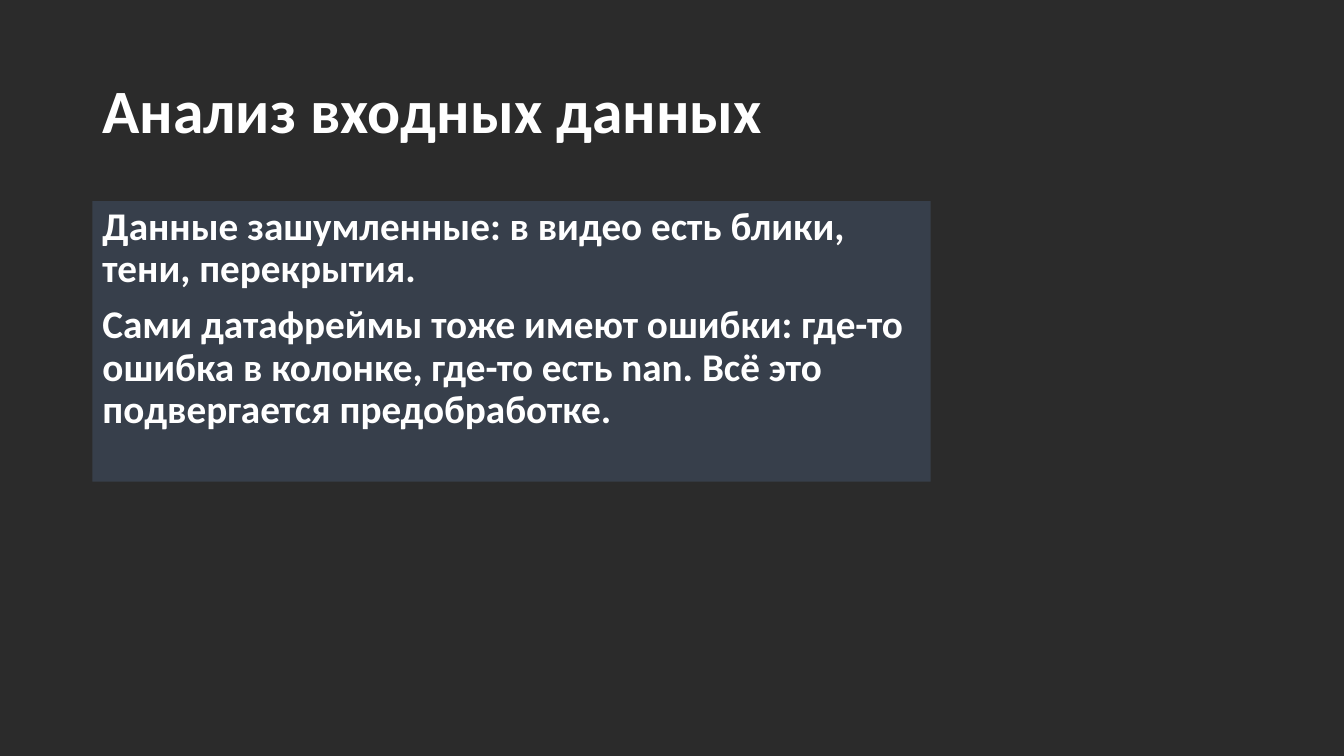
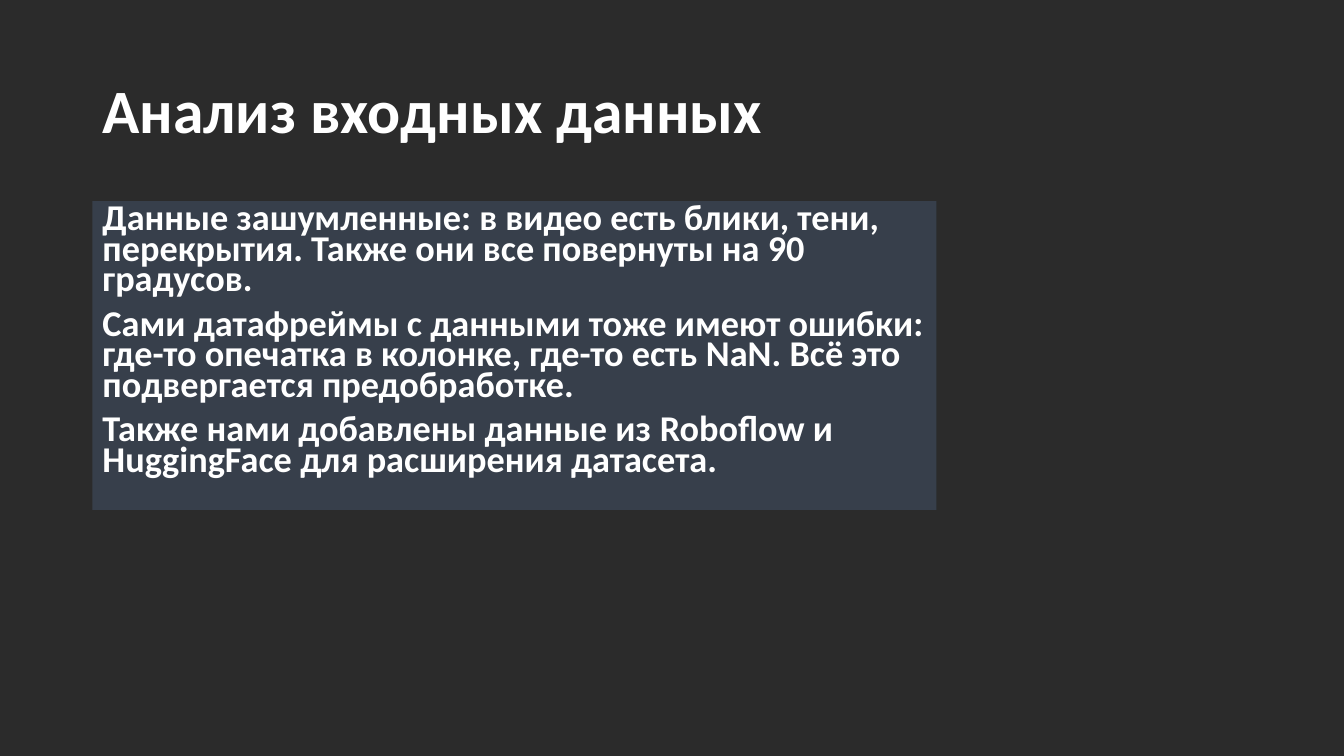
Before and after one commit to VladisRave/Lent_Frankenstein, a slide deck: slide 4 of Lent_Frankenstein.pptx. Drawn at 1344x756 pixels with LibreOffice and Linux fonts; fonts in the diff are those of the drawing; background and template pictures are left out; a plain dark background stands for a picture behind light text. Boxes give left, top, right and bottom in pixels: in the first picture for what was removed or moved away, otherwise in the second. Text is boxed around its words. In the diff, an @@ line names an element or a change of style, - is before the commit and + after.

```diff
--- a/Lent_Frankenstein.pptx
+++ b/Lent_Frankenstein.pptx
@@ text "Данные зашумленные: в видео есть ...": place and size @@
-text "Данные зашумленные: в видео есть ..." at [93, 202, 932, 482]
+text "Данные зашумленные: в видео есть ..." at [93, 202, 937, 510]
@@ text at [102, 205, 924, 478]: text changed; size 28 to 25.9 pt @@
-Данные зашумленные: в видео есть блики, тени, перекрытия.
-Сами датафреймы тоже имеют ошибки: где-то ошибка в колонке, где-то есть nan. Всё это подвергается предобработке.
+Данные зашумленные: в видео есть блики, тени, перекрытия. Также они все повернуты на 90 градусов.
+Сами датафреймы с данными тоже имеют ошибки: где-то опечатка в колонке, где-то есть NaN. Всё это подвергается предобработке.
+Также нами добавлены данные из Roboflow и HuggingFace для расширения датасета.
```
Also in this commit, not shown: 1 other slide changed, 5 slides added, 1 slide removed, 2 other files.
